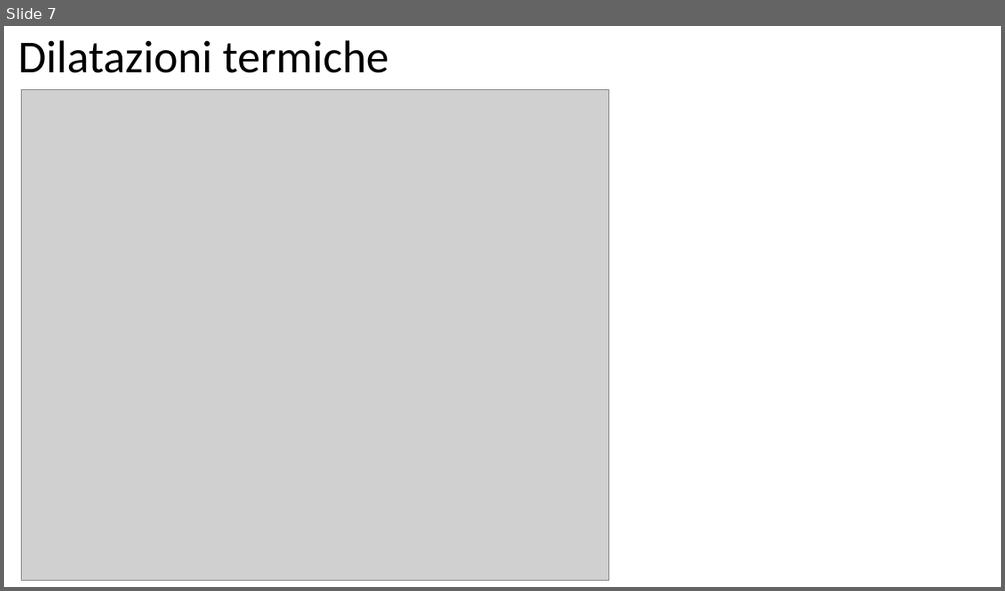
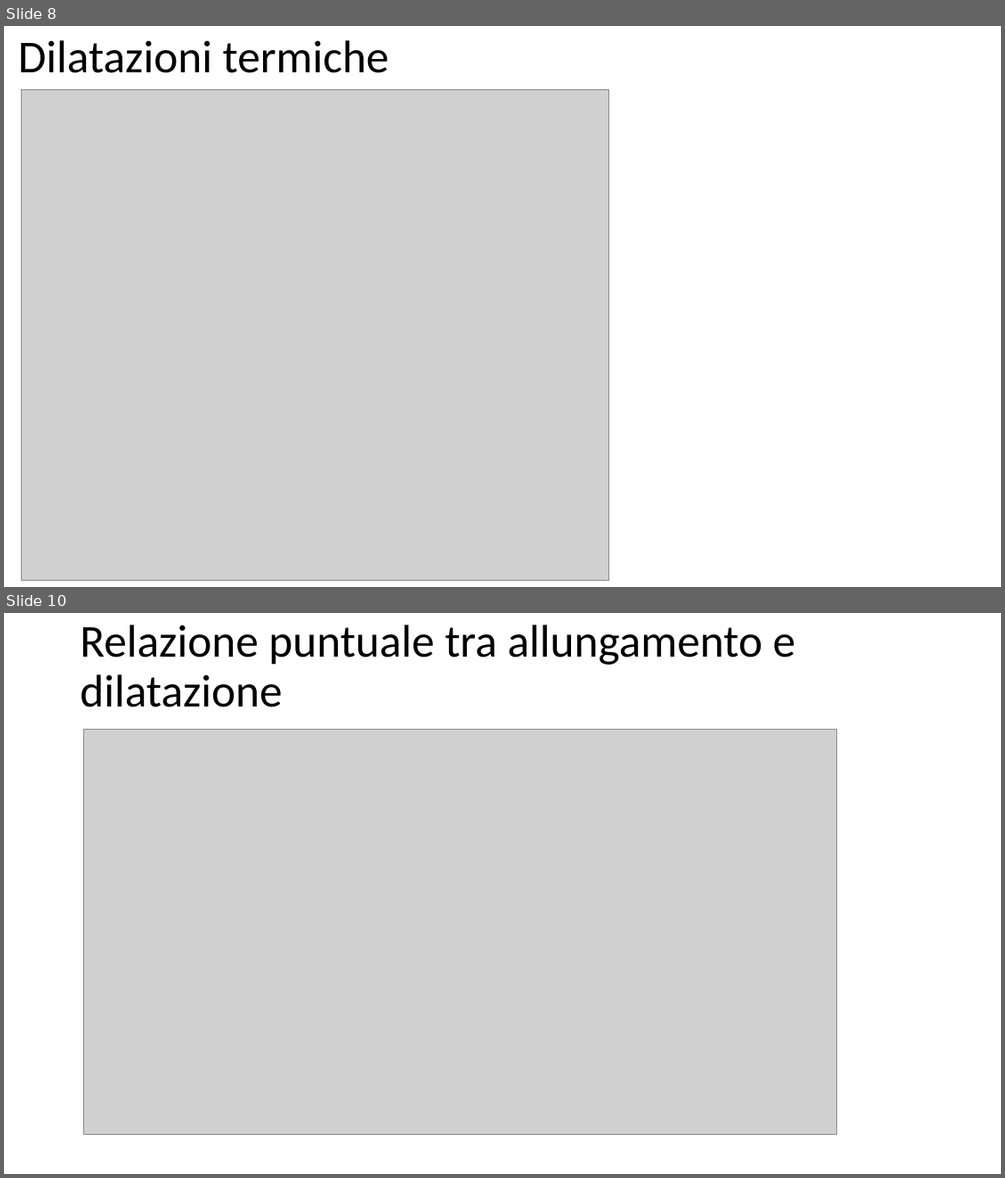
Before and after one commit to giuseppetomassetti/SdC, a slide deck: lezioni/H 8 travi tese e compresse.pptx. Shown one above the other, each under a label of ours: slide 7 before the commit, slides 8 and 10 after it; the slides between them are not shown. The pictures are 1005x591 and 1005x1178 pixels, drawn with LibreOffice and Linux fonts; fonts in the diff are those of the drawing; grey boxes stand for pictures. Boxes give left, top, right and bottom in pixels: in the first picture for what was removed or moved away, otherwise in the second. Text is boxed around its words. In the diff, an @@ line names an element or a change of style, - is before the commit and + after.

```diff
--- a/lezioni/H 8 travi tese e compresse.pptx
+++ b/lezioni/H 8 travi tese e compresse.pptx
@@ slide 10 added at [4,613,1001,1174], background #FFFFFF @@
@@ title added at [80,625,796,707], 44 pt, text #000000 @@
+Relazione puntuale tra allungamento e dilatazione
@@ picture added at [83,729,836,1135] @@
@@ what was slide 7 is now slide 8 @@
```
Also in this commit, not shown: 2 slides changed, 5 other slides added, 1 other file.
